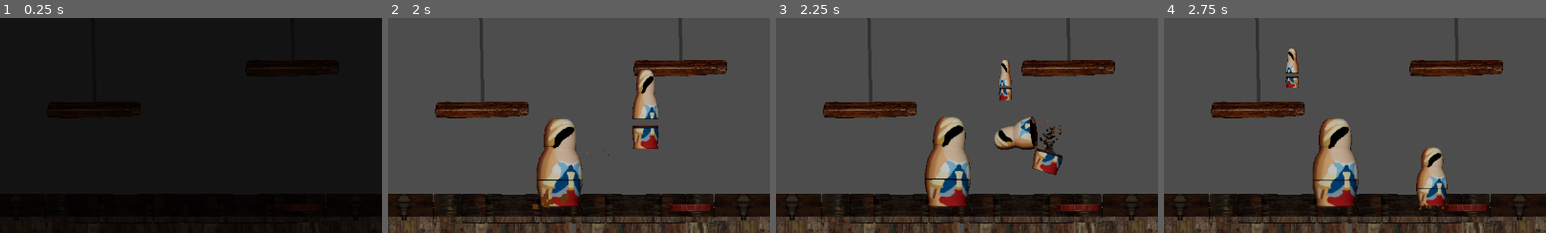
Above: before the commit, frames 1-4 (left to right).
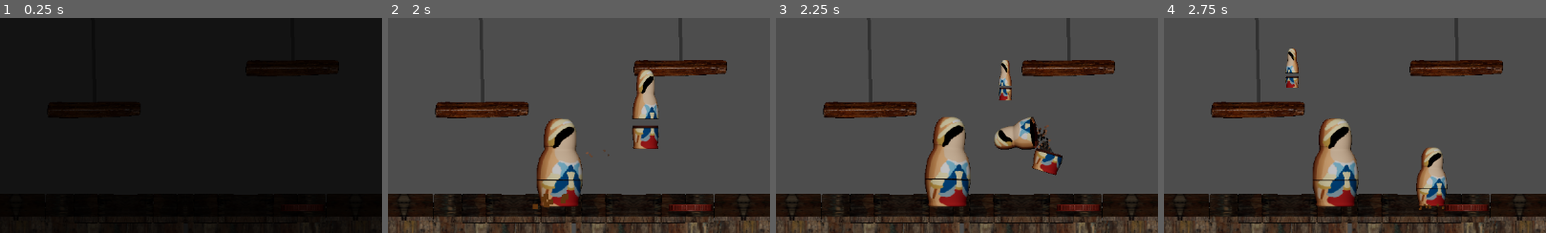
Above: after the commit, the same moments.

Repository: SethHDavis99/GMTK2024
Game: Godot game, scene res://levels/main.tscn
Same seed, same stepped clock (60 frames per second), same inputs: the game is played once before the commit and once after it. This scene is started directly instead of the project's main scene.
Inputs (mouse positions are % of the whole screen's width and height, from its top left):
- Up to frame 1 (0.25 s): no input
- Up to frame 2 (2 s): move the mouse to (16, 83) at 0.52 s; hold 1 (1) 0.53-1.28 s; hold D (move_right) from 0.53 s (still down); tap W (jump) at 0.77, 1.52 s; tap 2 (2) at 0.8, 1.35 s; move the mouse to (80, 65) at 1.27 s; tap Space (pop) at 1.55 s
- Up to frame 3 (2.25 s): move the mouse to (54, 73) at 2.02 s; release D (move_right) at 2.03 s; hold A (move_left) from 2.03 s (still down); hold Space (pop) from 2.03 s (still down)
- Up to frame 4 (2.75 s): keep holding A (move_left); keep holding Space (pop); tap 1 (1) at 2.3 s
The pictures show only the part of the screen within x 20-70%, y 49-99%; the shares and areas given below are measured in that part.

Frames 1-2 are identical in both runs. In frame 3, 0.4% of the frame differs, in the area x 68-77%, y 46-64%; in frame 4, nothing differs.

Commit message:
flip pop out particles

Diff:
--- a/scripts/player.gd
+++ b/scripts/player.gd
@@ -46,6 +46,12 @@
 		if direction:
 			velocity.x = direction * SPEED
 			$AnimatedSprite2D.flip_h = direction < 0
+			if direction < 0:
+				$JumpOut/GPUParticles2D.process_material.gravity.x = -100
+				$JumpOut/GPUParticles2D.position.x = -19
+			elif direction > 0:
+				$JumpOut/GPUParticles2D.process_material.gravity.x = 100
+				$JumpOut/GPUParticles2D.position.x = 19
 			if is_on_floor() and velocity.y == 0:
 				$AnimatedSprite2D.play("R_Walk")
 		else:
